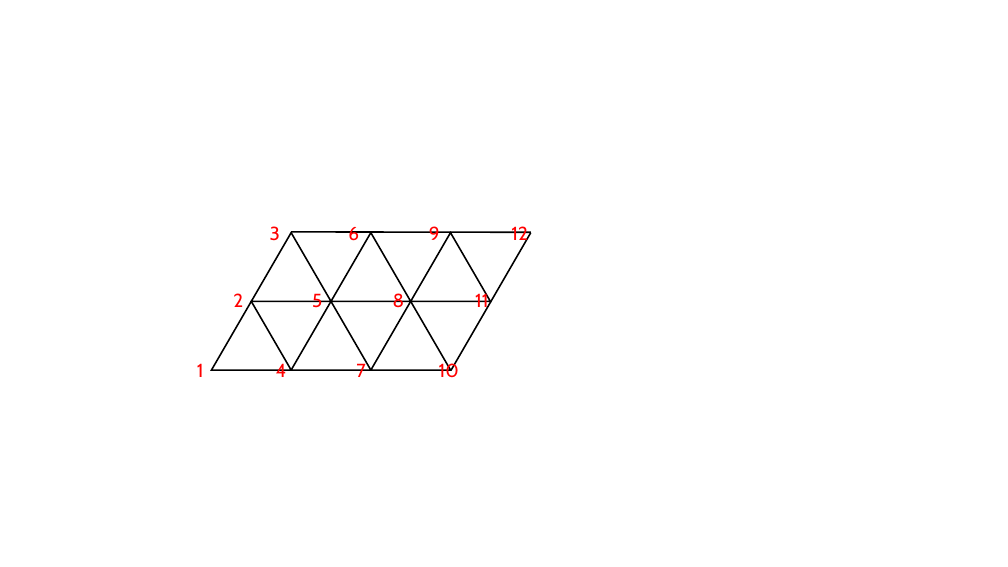
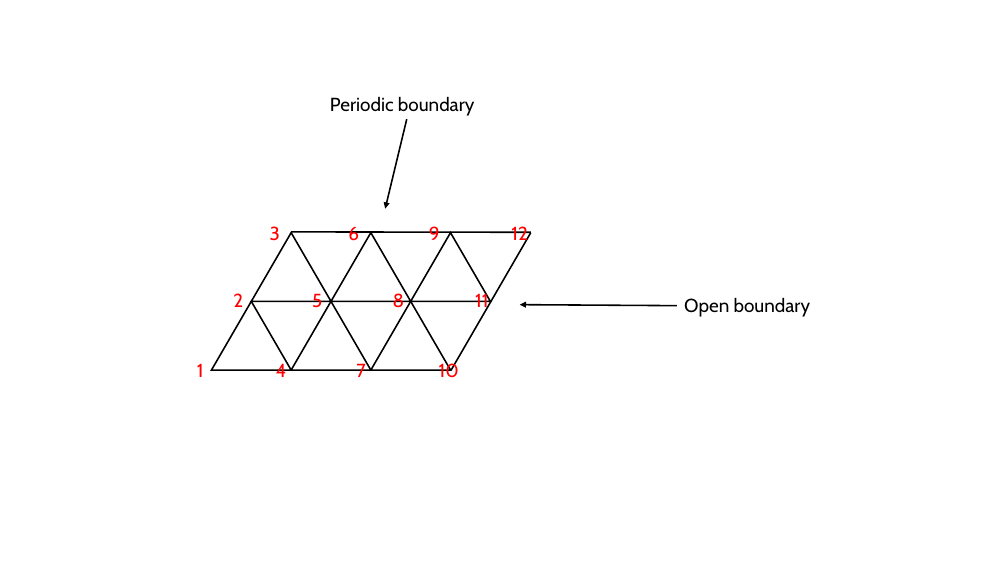
Before and after one commit to DINGJINGWENgting7000/SU-4, a slide deck: slide 2 of SU(4) spin liquid triangular lattice.pptx. Drawn at 1008x567 pixels with LibreOffice and Linux fonts; fonts in the diff are those of the drawing. Boxes give left, top, right and bottom in pixels: in the first picture for what was removed or moved away, otherwise in the second. Text is boxed around its words. In the diff, an @@ line names an element or a change of style, - is before the commit and + after.

Commit message:
Add boundary condition

```diff
--- a/SU(4) spin liquid triangular lattice.pptx
+++ b/SU(4) spin liquid triangular lattice.pptx
@@ text added at (330, 96, 474, 116), 18 pt, text #000000 @@
+Periodic boundary
@@ arrow added from (407, 119) to (386, 209), #000000 1.5 pt @@
@@ text added at (684, 297, 811, 317), 18 pt, text #000000 @@
+Open boundary
@@ arrow added from (677, 306) to (520, 305), #000000 1.5 pt @@
```
